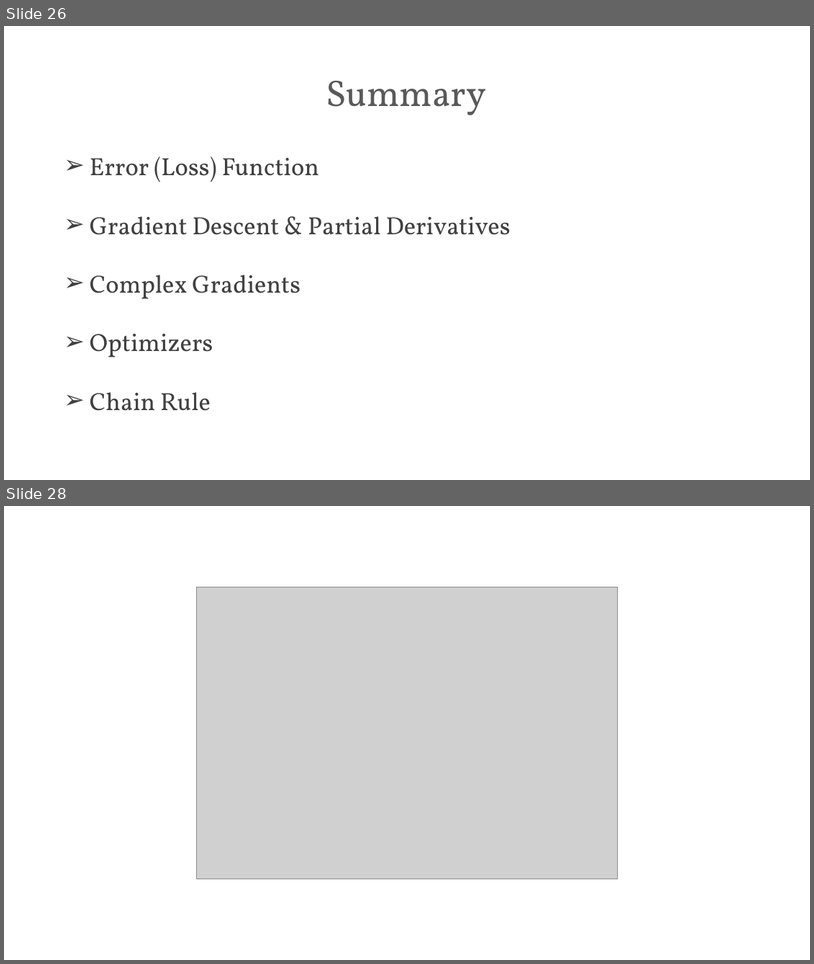
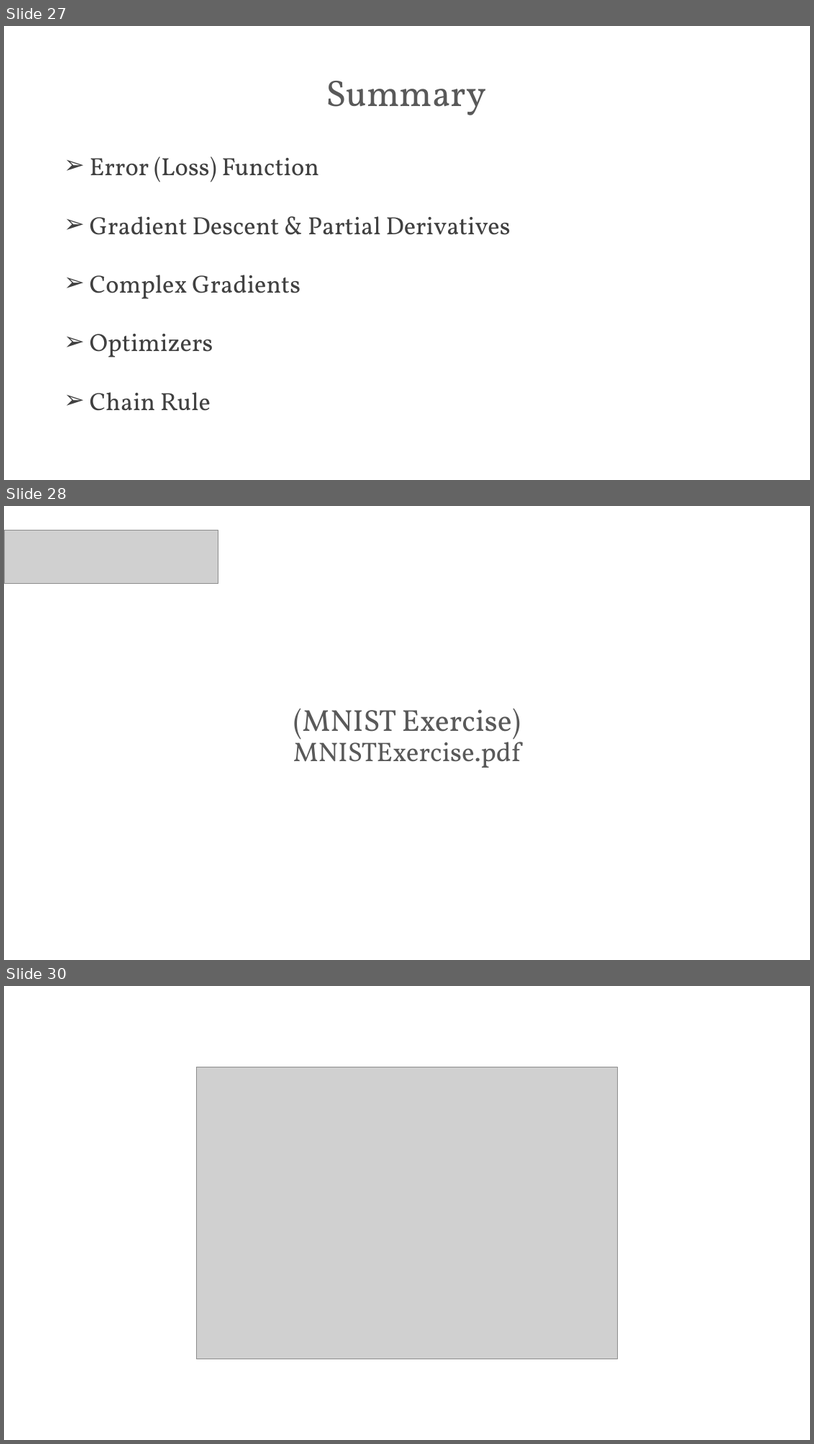
Before and after one commit to PracticumAI/deep_learning, a slide deck: presentations/03_gradient_descent.pptx. Shown one above the other, each under a label of ours: slides 26 and 28 before the commit, slides 27, 28 and 30 after it; the slides between them are not shown. The pictures are 814x964 and 814x1444 pixels, drawn with LibreOffice and Linux fonts; fonts in the diff are those of the drawing; grey boxes stand for pictures. Boxes give left, top, right and bottom in pixels: in the first picture for what was removed or moved away, otherwise in the second. Text is boxed around its words. In the diff, an @@ line names an element or a change of style, - is before the commit and + after.

```diff
--- a/presentations/03_gradient_descent.pptx
+++ b/presentations/03_gradient_descent.pptx
@@ slide 28 added at (4, 506, 810, 960), background #FFFFFF @@
@@ picture added at (4, 530, 218, 584) @@
@@ text added at (293, 708, 521, 767), 32 pt, text #595959 @@
+(MNIST Exercise)
+MNISTExercise.pdf
@@ what was slide 26 is now slide 27 @@
@@ what was slide 28 is now slide 30 @@
```
Also in this commit, not shown: 1 slide changed, 1 other slide added, 6 other files.
